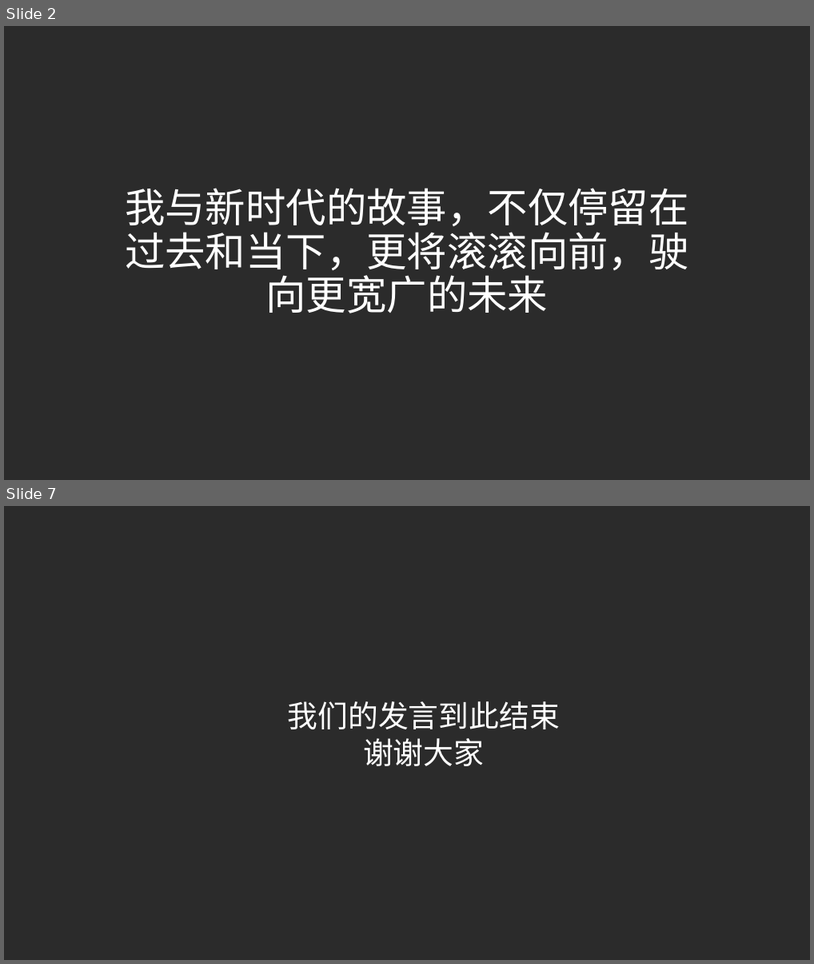
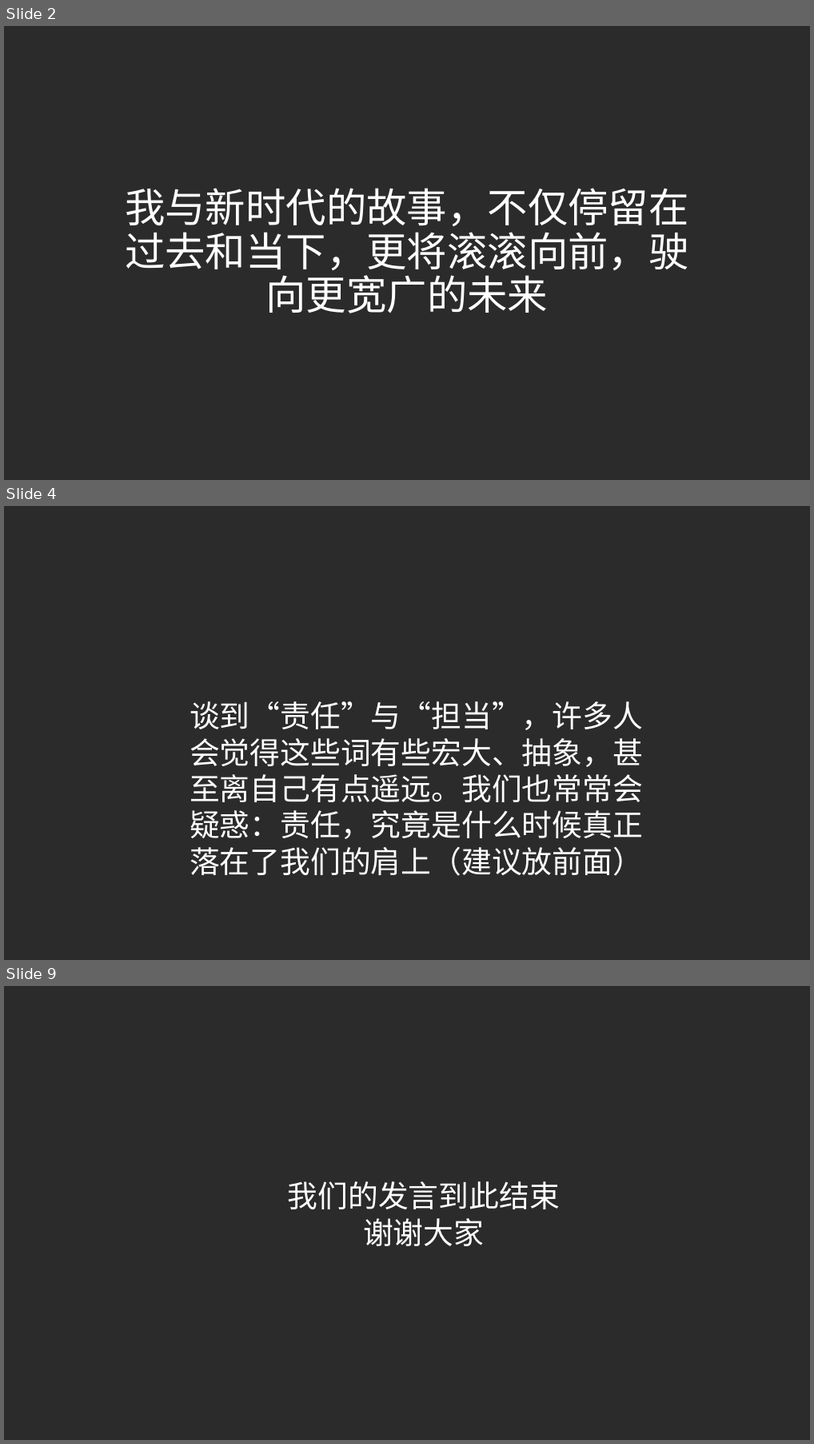
Before and after one commit to mizukuChen/My-story-with-the-New-Era, a slide deck: 习概.pptx. Shown one above the other, each under a label of ours: slides 2 and 7 before the commit, slides 2, 4 and 9 after it; the slides between them are not shown. The pictures are 814x964 and 814x1444 pixels, drawn with LibreOffice and Linux fonts; fonts in the diff are those of the drawing; background and template pictures are left out; a plain dark background stands for a picture behind light text. Boxes give left, top, right and bottom in pixels: in the first picture for what was removed or moved away, otherwise in the second. Text is boxed around its words. In the diff, an @@ line names an element or a change of style, - is before the commit and + after.

```diff
--- a/习概.pptx
+++ b/习概.pptx
@@ slide 4 added at (4,506,810,960), background picture (left out) @@
@@ text added at (190,701,643,876), 36 pt, text #FFFFFF @@
+谈到“责任”与“担当”，许多人会觉得这些词有些宏大、抽象，甚至离自己有点遥远。我们也常常会疑惑：责任，究竟是什么时候真正落在了我们的肩上（建议放前面）
@@ what was slide 7 is now slide 9 @@
```
Also in this commit, not shown: 4 slides changed, 1 other slide added.
